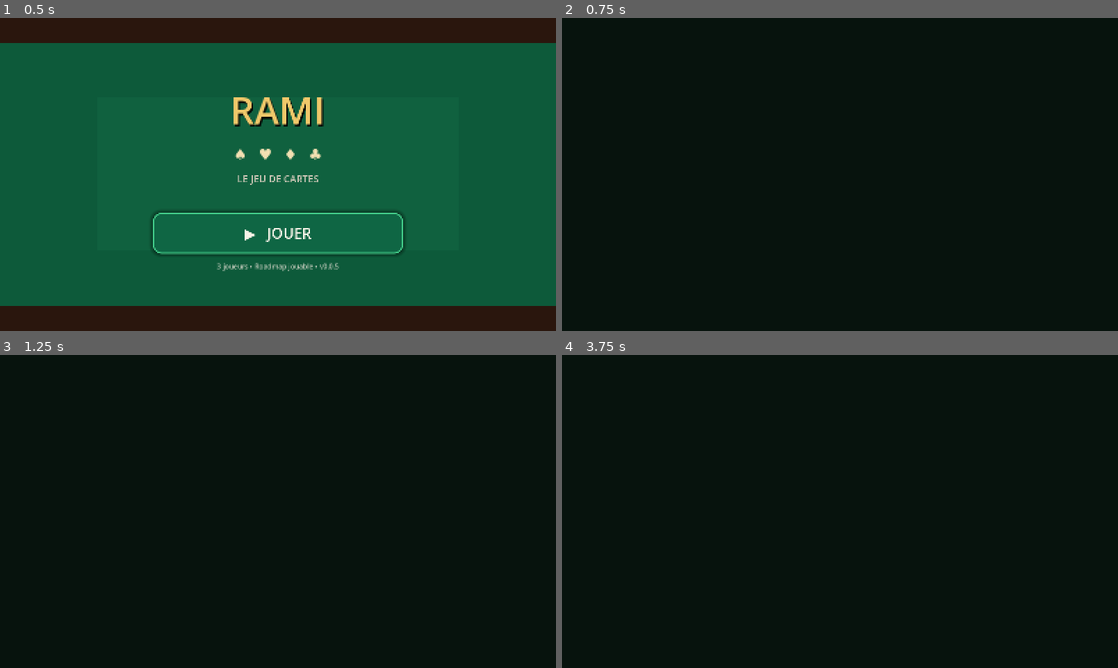
Above: before the commit, frames 1-4 (two rows, left to right).
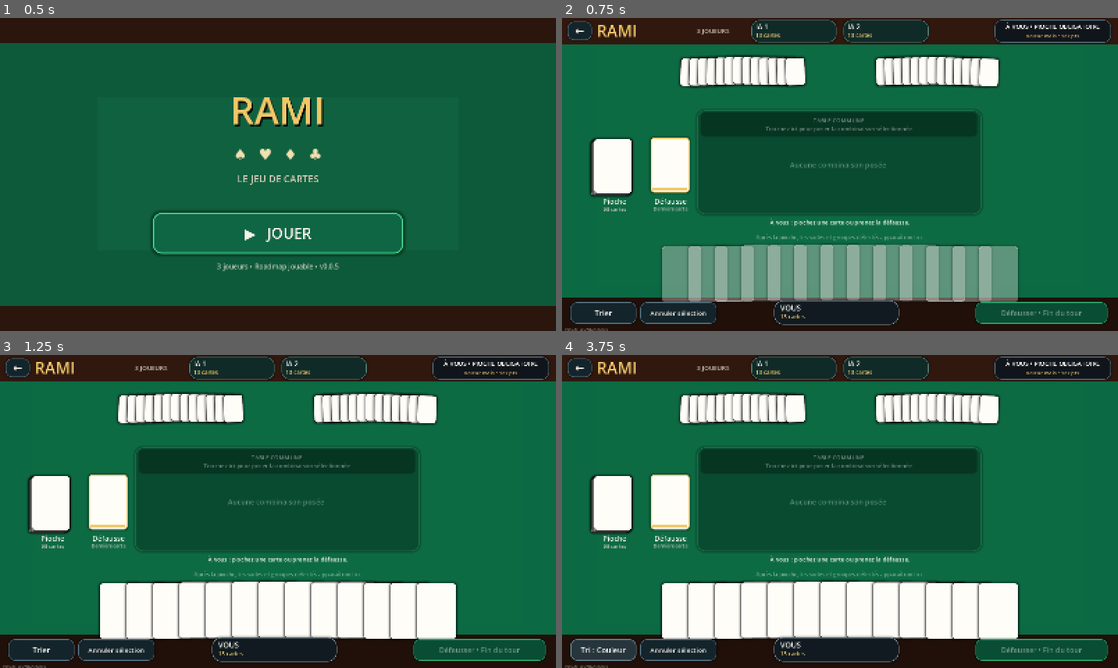
Above: after the commit, the same moments.

Repository: hakamah/org
Game: Godot game, scene res://Main.tscn
Two runs of this game, one before a commit and one after it. Both use one fixed random seed, a clock stepped at 60 frames per second and the inputs below.
Inputs (mouse positions are in pixels of both pictures, inside the frame that each line leads up to):
- Up to frame 1 (0.5 s): no input
- Up to frame 2 (0.75 s): click "▶ JOUER" at 0.5 s
- Up to frame 3 (1.25 s): no input
- Up to frame 4 (3.75 s): click (578, 367) at 1.25 s, where only the run after the commit has a clickable "←"; click (612, 502) at 2.02 s; click (667, 502) at 2.77 s; click (600, 649) at 3.5 s, where only the run after the commit has a clickable "Trier"

Frame 1 is identical in both runs. In frame 2, 96% of the frame differs, in the area x 0-100%, y 0-100%; in frame 3, 96%; in frame 4, 96%.
Error before the commit: Parse Error: Invalid operands "RamiGame.Phase" and "String" for "==" operator. (res://GameTable.gd:156)

Commit message:
Rami v0.0.6: adapt table to typed card instances and runtime checks

Diff:
--- a/GameTable.gd
+++ b/GameTable.gd
@@ -38,9 +38,13 @@
 var table_button: Button
 
 func _ready() -> void:
+	print("RAMI_RUNTIME: ready_start")
 	_build_ui()
+	game.set_opening_rule(RamiGame.OpeningRule.SIMPLE_MELD)
 	game.new_round()
-	_refresh_all()
+	print("RAMI_RUNTIME: dealt player=", game.player_hand.size(), " ai1=", game.ai1_hand.size(), " ai2=", game.ai2_hand.size(), " stock=", game.stock.size(), " discard=", game.discard_pile.size())
+	_refresh_all()
+	print("RAMI_RUNTIME: refresh_ok player_nodes=", player_layer.get_child_count(), " ai1_nodes=", ai1_layer.get_child_count(), " ai2_nodes=", ai2_layer.get_child_count())
 	_play_deal_animation()
 
 func _build_ui() -> void:
@@ -56,24 +60,20 @@
 
 	var ai1_panel: Panel = _panel(Vector2(545, 6), Vector2(245, 64), Color("#102A28"), Color("#4D7972"), 22, 2)
 	_make_label("IA 1", Vector2(12, 4), Vector2(90, 28), 21, TEXT, HORIZONTAL_ALIGNMENT_LEFT, ai1_panel)
-	ai1_count_label = _make_label("", Vector2(12, 31), Vector2(110, 25), 16, GOLD, HORIZONTAL_ALIGNMENT_LEFT, ai1_panel)
-	_make_label("haut", Vector2(150, 14), Vector2(72, 30), 15, MUTED, HORIZONTAL_ALIGNMENT_RIGHT, ai1_panel)
+	ai1_count_label = _make_label("", Vector2(12, 31), Vector2(130, 25), 16, GOLD, HORIZONTAL_ALIGNMENT_LEFT, ai1_panel)
 
 	var ai2_panel: Panel = _panel(Vector2(810, 6), Vector2(245, 64), Color("#102A28"), Color("#4D7972"), 22, 2)
 	_make_label("IA 2", Vector2(12, 4), Vector2(90, 28), 21, TEXT, HORIZONTAL_ALIGNMENT_LEFT, ai2_panel)
-	ai2_count_label = _make_label("", Vector2(12, 31), Vector2(110, 25), 16, GOLD, HORIZONTAL_ALIGNMENT_LEFT, ai2_panel)
-	_make_label("haut", Vector2(150, 14), Vector2(72, 30), 15, MUTED, HORIZONTAL_ALIGNMENT_RIGHT, ai2_panel)
-
-	var info: Panel = _panel(Vector2(1260, 5), Vector2(320, 66), Color("#10151C"), Color("#4B5D67"), 20, 2)
-	turn_label = _make_label("", Vector2(10, 3), Vector2(300, 32), 18, TEXT, HORIZONTAL_ALIGNMENT_CENTER, info)
-	score_label = _make_label("", Vector2(10, 32), Vector2(300, 28), 15, GOLD, HORIZONTAL_ALIGNMENT_CENTER, info)
+	ai2_count_label = _make_label("", Vector2(12, 31), Vector2(130, 25), 16, GOLD, HORIZONTAL_ALIGNMENT_LEFT, ai2_panel)
+
+	var info: Panel = _panel(Vector2(1245, 5), Vector2(335, 66), Color("#10151C"), Color("#4B5D67"), 20, 2)
+	turn_label = _make_label("", Vector2(10, 3), Vector2(315, 32), 18, TEXT, HORIZONTAL_ALIGNMENT_CENTER, info)
+	score_label = _make_label("", Vector2(10, 32), Vector2(315, 28), 15, GOLD, HORIZONTAL_ALIGNMENT_CENTER, info)
 
 	ai1_layer = Control.new()
-	ai1_layer.position = Vector2.ZERO
 	ai1_layer.size = Vector2(1600, 250)
 	add_child(ai1_layer)
 	ai2_layer = Control.new()
-	ai2_layer.position = Vector2.ZERO
 	ai2_layer.size = Vector2(1600, 250)
 	add_child(ai2_layer)
 
@@ -85,7 +85,7 @@
 	table_button.add_theme_font_size_override("font_size", 17)
 	table_button.add_theme_color_override("font_color", Color(0.75, 0.9, 0.82, 0.72))
 	table_button.add_theme_stylebox_override("normal", _button_style(Color(0, 0, 0, 0), Color(0, 0, 0, 0), 0, 10))
-	table_button.add_theme_stylebox_override("pressed", _button_style(Color(0.1, 0.5, 0.3, 0.16), GREEN, 2, 10))
+	table_button.add_theme_stylebox_override("disabled", _button_style(Color(0, 0, 0, 0), Color(0, 0, 0, 0), 0, 10))
 	table_button.pressed.connect(_on_table_pressed)
 	add_child(table_button)
 
@@ -107,7 +107,6 @@
 	add_child(combo_layer)
 
 	player_layer = Control.new()
-	player_layer.position = Vector2.ZERO
 	player_layer.size = Vector2(1600, 900)
 	add_child(player_layer)
 
@@ -122,10 +121,9 @@
 
 	discard_button = _make_button("Défausser • Fin du tour", Vector2(1190, 817), Vector2(380, 62), 21, Color("#0B5E40"), GREEN)
 	discard_button.pressed.connect(_on_discard_pressed)
-	_make_label("v0.0.5 ROADMAP", Vector2(8, 883), Vector2(180, 16), 12, Color(1, 1, 1, 0.42))
+	_make_label("v0.0.6 FOUNDATIONS", Vector2(8, 883), Vector2(210, 16), 12, Color(1, 1, 1, 0.42))
 
 	modal_layer = Control.new()
-	modal_layer.position = Vector2.ZERO
 	modal_layer.size = Vector2(1600, 900)
 	modal_layer.mouse_filter = Control.MOUSE_FILTER_IGNORE
 	add_child(modal_layer)
@@ -147,13 +145,16 @@
 	stock_button.ignore_texture_size = true
 	stock_button.stretch_mode = TextureButton.STRETCH_KEEP_ASPECT_CENTERED
 	stock_button.texture_normal = _load_card_texture("back_red")
+	stock_button.texture_disabled = stock_button.texture_normal
 	stock_button.pressed.connect(_on_draw_stock)
 	stock_layer.add_child(stock_button)
 	_make_label("Pioche", Vector2(0, 168), Vector2(140, 27), 21, TEXT, HORIZONTAL_ALIGNMENT_CENTER, stock_layer)
 	stock_count_label = _make_label("", Vector2(0, 194), Vector2(140, 22), 15, MUTED, HORIZONTAL_ALIGNMENT_CENTER, stock_layer)
 
 func _refresh_all() -> void:
-	detected_combos = game.detect_player_melds() if game.phase == "action" and game.turn_index == 0 else []
+	detected_combos.clear()
+	if game.phase == RamiGame.Phase.ACTION and game.turn_index == 0:
+		detected_combos = game.detect_player_melds()
 	if selected_detected_combo >= detected_combos.size():
 		selected_detected_combo = -1
 	_refresh_opponents()
@@ -173,7 +174,7 @@
 		discard_button.disabled = true
 		table_button.disabled = true
 		_show_game_over()
-	elif game.phase == "draw":
+	elif game.phase == RamiGame.Phase.DRAW:
 		turn_label.text = "À VOUS • PIOCHE OBLIGATOIRE"
 		discard_button.disabled = true
 		table_button.disabled = true
@@ -188,8 +189,8 @@
 func _refresh_opponents() -> void:
 	_clear_children(ai1_layer)
 	_clear_children(ai2_layer)
-	_draw_opponent_hand(game.ai1_hand.size(), Vector2(520, 100), ai1_layer, -1.0)
-	_draw_opponent_hand(game.ai2_hand.size(), Vector2(1080, 100), ai2_layer, 1.0)
+	_draw_opponent_hand(game.ai1_hand.size(), Vector2(520, 110), ai1_layer, -1.0)
+	_draw_opponent_hand(game.ai2_hand.size(), Vector2(1080, 110), ai2_layer, 1.0)
 
 func _draw_opponent_hand(count: int, center: Vector2, parent: Control, direction: float) -> void:
 	if count <= 0:
@@ -215,7 +216,6 @@
 	var overlap: float = minf(76.0, 1120.0 / maxf(1.0, float(count - 1)))
 	var total_width: float = card_w + overlap * float(count - 1)
 	var start_x: float = 800.0 - total_width / 2.0
-
 	var membership: Dictionary = _combo_membership_map()
 	for i: int in range(count):
 		var center_delta: float = float(i) - float(count - 1) / 2.0
@@ -227,7 +227,8 @@
 		if membership.has(i):
 			var combo_index: int = int(membership[i])
 			accent = COMBO_COLORS[combo_index % COMBO_COLORS.size()]
-		_make_card(game.player_hand[i], Vector2(start_x + float(i) * overlap, y), Vector2(card_w, card_h), game.phase == "action" and game.turn_index == 0, i, player_layer, selected, accent)
+		var card: CardInstance = game.player_hand[i]
+		_make_card(card.face_id(), Vector2(start_x + float(i) * overlap, y), Vector2(card_w, card_h), game.phase == RamiGame.Phase.ACTION and game.turn_index == 0, i, player_layer, selected, accent)
 
 func _combo_membership_map() -> Dictionary:
 	var out: Dictionary = {}
@@ -241,7 +242,7 @@
 func _refresh_combo_bands() -> void:
 	_clear_children(combo_layer)
 	if detected_combos.is_empty():
-		_make_label("Le jeu surlignera ici les suites et groupes détectés après votre pioche.", Vector2(200, 4), Vector2(1140, 42), 16, Color(0.85, 0.9, 0.87, 0.52), HORIZONTAL_ALIGNMENT_CENTER, combo_layer)
+		_make_label("Après la pioche, les suites et groupes détectés apparaîtront ici.", Vector2(200, 4), Vector2(1140, 42), 16, Color(0.85, 0.9, 0.87, 0.52), HORIZONTAL_ALIGNMENT_CENTER, combo_layer)
 		return
 	var x: float = 0.0
 	for i: int in range(detected_combos.size()):
@@ -260,9 +261,9 @@
 
 func _refresh_discard() -> void:
 	_clear_children(discard_layer)
-	var top: String = game.top_discard()
-	if top != "":
-		_make_card(top, Vector2(10, 0), Vector2(112, 158), game.phase == "draw" and game.turn_index == 0, -1, discard_layer, false, GOLD)
+	var top: CardInstance = game.top_discard()
+	if top != null:
+		_make_card(top.face_id(), Vector2(10, 0), Vector2(112, 158), game.phase == RamiGame.Phase.DRAW and game.turn_index == 0, -1, discard_layer, false, GOLD)
 	_make_label("Défausse", Vector2(0, 168), Vector2(135, 27), 21, TEXT, HORIZONTAL_ALIGNMENT_CENTER, discard_layer)
 	_make_label("Dernière carte", Vector2(0, 194), Vector2(135, 22), 14, MUTED, HORIZONTAL_ALIGNMENT_CENTER, discard_layer)
 
@@ -275,7 +276,7 @@
 	var y: float = 20.0
 	for meld_index: int in range(game.table_melds.size()):
 		var meld: Dictionary = game.table_melds[meld_index]
-		var cards: Array[String] = _dict_string_array(meld, "cards")
+		var cards: Array[CardInstance] = _dict_card_array(meld, "cards")
 		var owner: int = int(meld.get("owner", 0))
 		var w: float = 55.0
 		var h: float = 78.0
@@ -296,7 +297,7 @@
 		hit.pressed.connect(_on_meld_pressed.bind(meld_index))
 		meld_layer.add_child(hit)
 		for i: int in range(cards.size()):
-			_make_card(cards[i], Vector2(x + float(i) * 23.0, y), Vector2(w, h), false, -2, meld_layer, false, Color(0, 0, 0, 0))
+			_make_card(cards[i].face_id(), Vector2(x + float(i) * 23.0, y), Vector2(w, h), false, -2, meld_layer, false, Color(0, 0, 0, 0))
 		x += meld_width + 20.0
 
 func _make_card(card_id: String, pos: Vector2, card_size: Vector2, clickable: bool, index: int, parent: Control, selected: bool, accent: Color) -> Control:
@@ -305,7 +306,6 @@
 	wrapper.size = card_size
 	parent.add_child(wrapper)
 	var frame: Panel = Panel.new()
-	frame.position = Vector2.ZERO
 	frame.size = card_size
 	frame.add_theme_stylebox_override("panel", _card_style(selected, accent))
 	frame.mouse_filter = Control.MOUSE_FILTER_IGNORE
@@ -323,6 +323,7 @@
 	button.ignore_texture_size = true
 	button.stretch_mode = TextureButton.STRETCH_KEEP_ASPECT_CENTERED
 	button.texture_normal = _load_card_texture(card_id)
+	button.texture_disabled = button.texture_normal
 	button.disabled = not clickable
 	wrapper.add_child(button)
 	if clickable:
@@ -366,7 +367,7 @@
 		_refresh_all()
 
 func _on_player_card_pressed(index: int) -> void:
-	if game.phase != "action" or game.turn_index != 0:
+	if game.phase != RamiGame.Phase.ACTION or game.turn_index != 0:
 		return
 	selected_detected_combo = -1
 	if selected_indices.has(index):
@@ -447,7 +448,6 @@
 	modal_layer.mouse_filter = Control.MOUSE_FILTER_STOP
 	var shade: ColorRect = ColorRect.new()
 	shade.color = Color(0, 0, 0, 0.72)
-	shade.position = Vector2.ZERO
 	shade.size = Vector2(1600, 900)
 	shade.mouse_filter = Control.MOUSE_FILTER_STOP
 	modal_layer.add_child(shade)
@@ -458,16 +458,14 @@
 		var place: int = int(row.get("place", 0))
 		var name: String = String(row.get("name", ""))
 		var points: int = int(row.get("points", 0))
-		var line: String = "%dᵉ  •  %s  •  %d points" % [place, name, points]
-		_make_label(line, Vector2(90, y), Vector2(560, 58), 27, TEXT, HORIZONTAL_ALIGNMENT_CENTER, box)
+		_make_label("%dᵉ  •  %s  •  %d points" % [place, name, points], Vector2(90, y), Vector2(560, 58), 27, TEXT, HORIZONTAL_ALIGNMENT_CENTER, box)
 		y += 72.0
 	_make_label("Moins de points = meilleur classement", Vector2(80, 346), Vector2(580, 38), 18, MUTED, HORIZONTAL_ALIGNMENT_CENTER, box)
 	var replay: Button = _make_button_in("REJOUER", Vector2(165, 410), Vector2(410, 70), 27, Color("#0B5E40"), GREEN, box)
 	replay.pressed.connect(_on_replay)
 
 func _on_replay() -> void:
-	for child: Node in modal_layer.get_children():
-		child.free()
+	_clear_children(modal_layer)
 	modal_layer.mouse_filter = Control.MOUSE_FILTER_IGNORE
 	_reset_selection()
 	game.new_round()
@@ -482,11 +480,12 @@
 		out.append(int(value))
 	return out
 
-func _dict_string_array(item: Dictionary, key: String) -> Array[String]:
-	var out: Array[String] = []
+func _dict_card_array(item: Dictionary, key: String) -> Array[CardInstance]:
+	var out: Array[CardInstance] = []
 	var raw: Array = item.get(key, [])
 	for value: Variant in raw:
-		out.append(String(value))
+		if value is CardInstance:
+			out.append(value as CardInstance)
 	return out
 
 func _panel(pos: Vector2, sz: Vector2, bg: Color, border: Color, radius: int, width: int, parent: Control = self) -> Panel:
@@ -535,6 +534,7 @@
 	b.add_theme_stylebox_override("normal", _button_style(bg, border, 2, 18))
 	b.add_theme_stylebox_override("hover", _button_style(bg.lightened(0.08), border.lightened(0.10), 3, 18))
 	b.add_theme_stylebox_override("pressed", _button_style(bg.darkened(0.08), border.lightened(0.18), 3, 18))
+	b.add_theme_stylebox_override("disabled", _button_style(bg.darkened(0.18), border.darkened(0.25), 2, 18))
 	add_child(b)
 	return b
 
@@ -563,7 +563,7 @@
 
 func _clear_children(node: Node) -> void:
 	for child: Node in node.get_children():
-		child.queue_free()
+		child.free()
 
 func _on_back_pressed() -> void:
 	get_tree().change_scene_to_file("res://Main.tscn")
